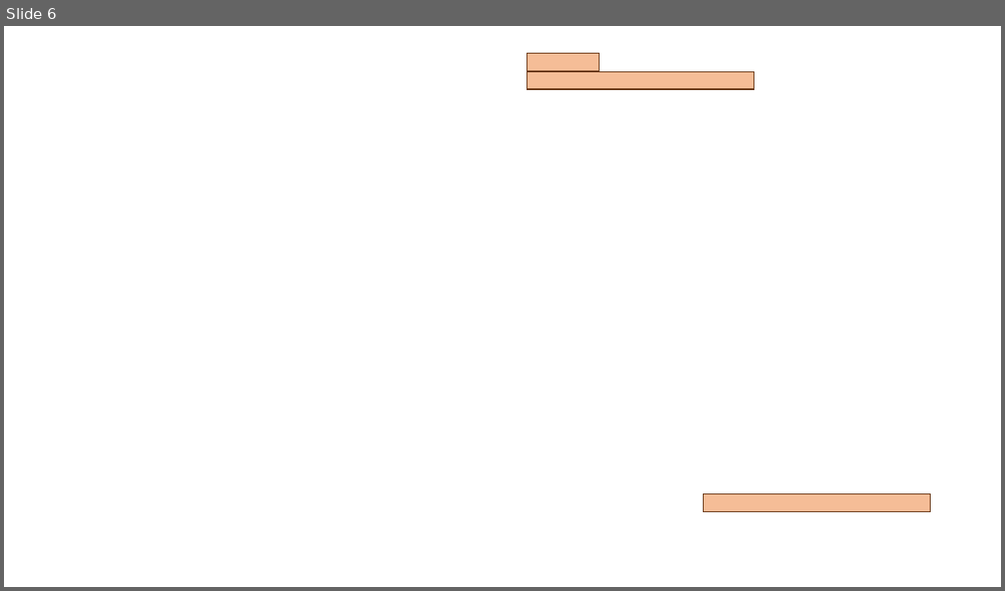
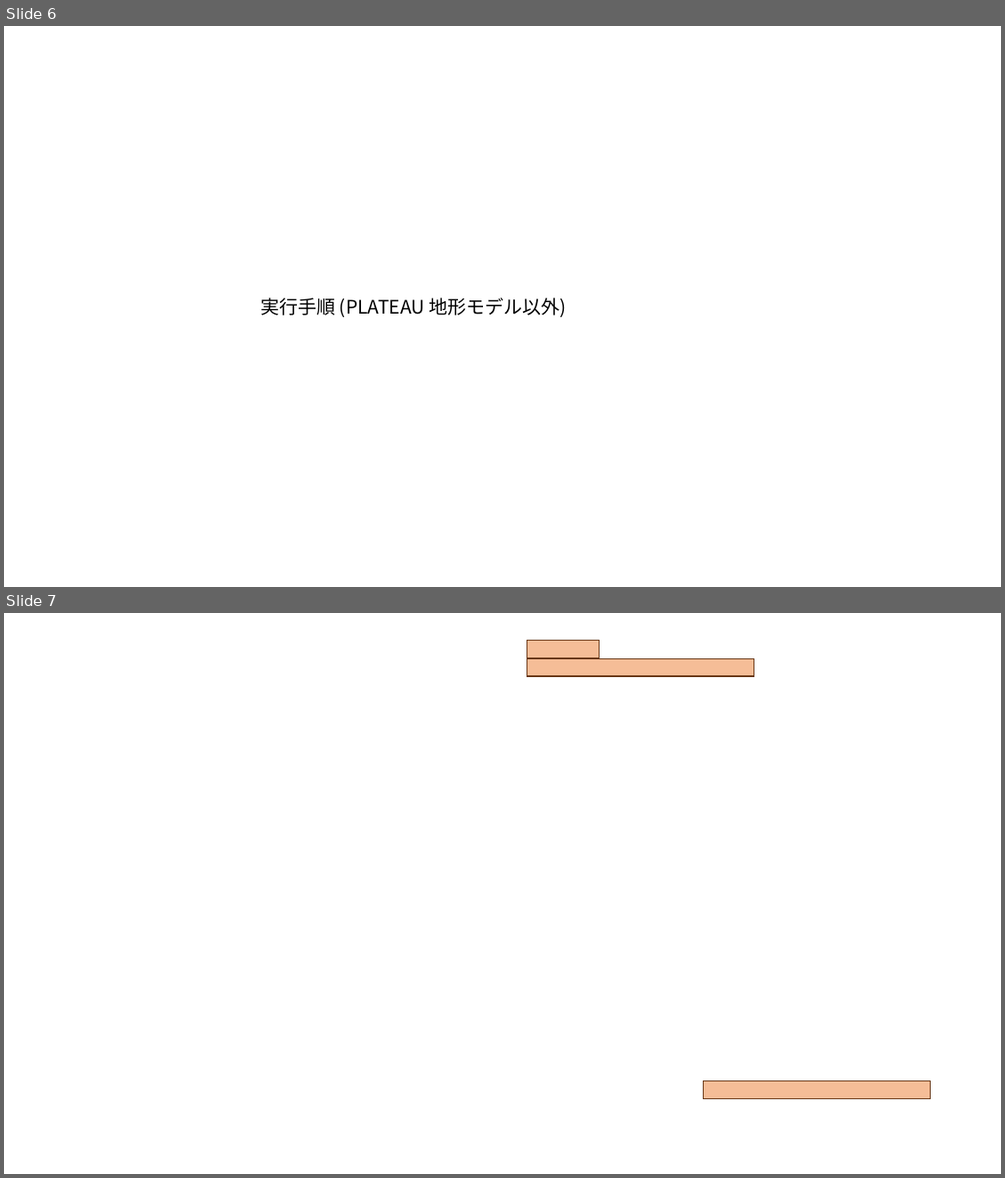
Before and after one commit to MIERUNE/plateau-qgis-plugin, a slide deck: docs/picture/画像生成用.pptx. Shown one above the other, each under a label of ours: slide 6 before the commit, slides 6 and 7 after it. The pictures are 1005x591 and 1005x1178 pixels, drawn with LibreOffice and Linux fonts; fonts in the diff are those of the drawing; background and template pictures are left out. Boxes give left, top, right and bottom in pixels: in the first picture for what was removed or moved away, otherwise in the second. Text is boxed around its words. In the diff, an @@ line names an element or a change of style, - is before the commit and + after.

```diff
--- a/docs/picture/画像生成用.pptx
+++ b/docs/picture/画像生成用.pptx
@@ slide 6 added at (4, 26, 1001, 587), background #FFFFFF @@
@@ text added at (260, 297, 566, 317), 18 pt, text #000000 @@
+実行手順 (PLATEAU 地形モデル以外)
@@ what was slide 6 is now slide 7 @@
```
Also in this commit, not shown: 11 slides changed, 10 other slides added, 3 slides removed.
